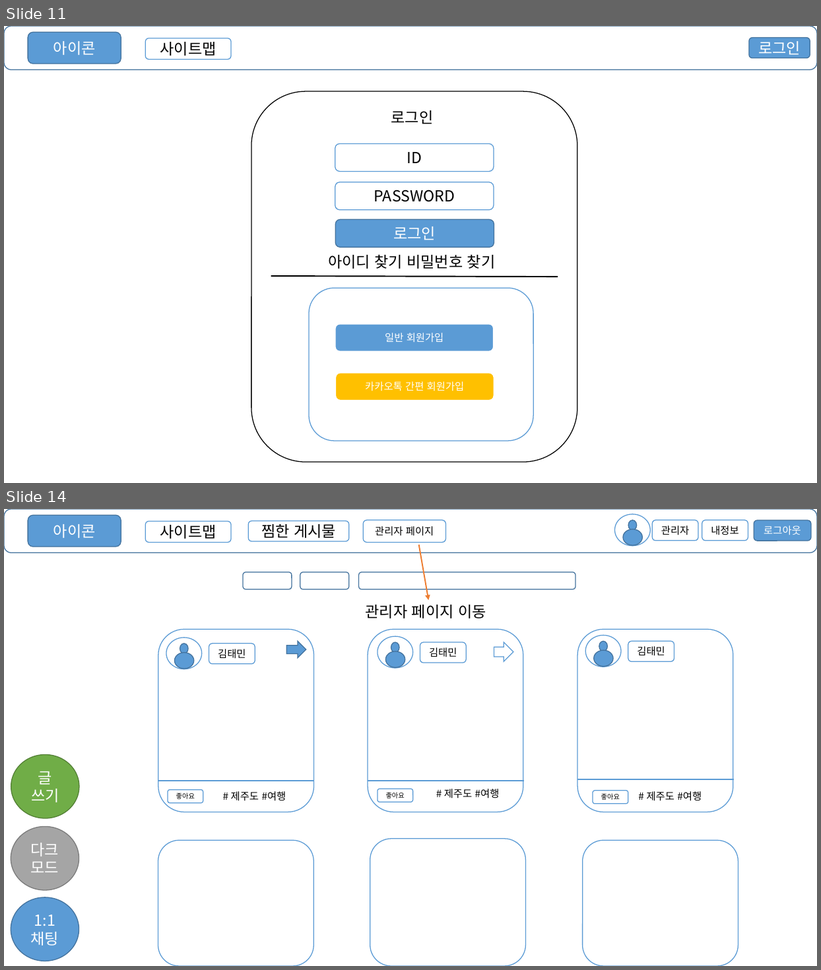
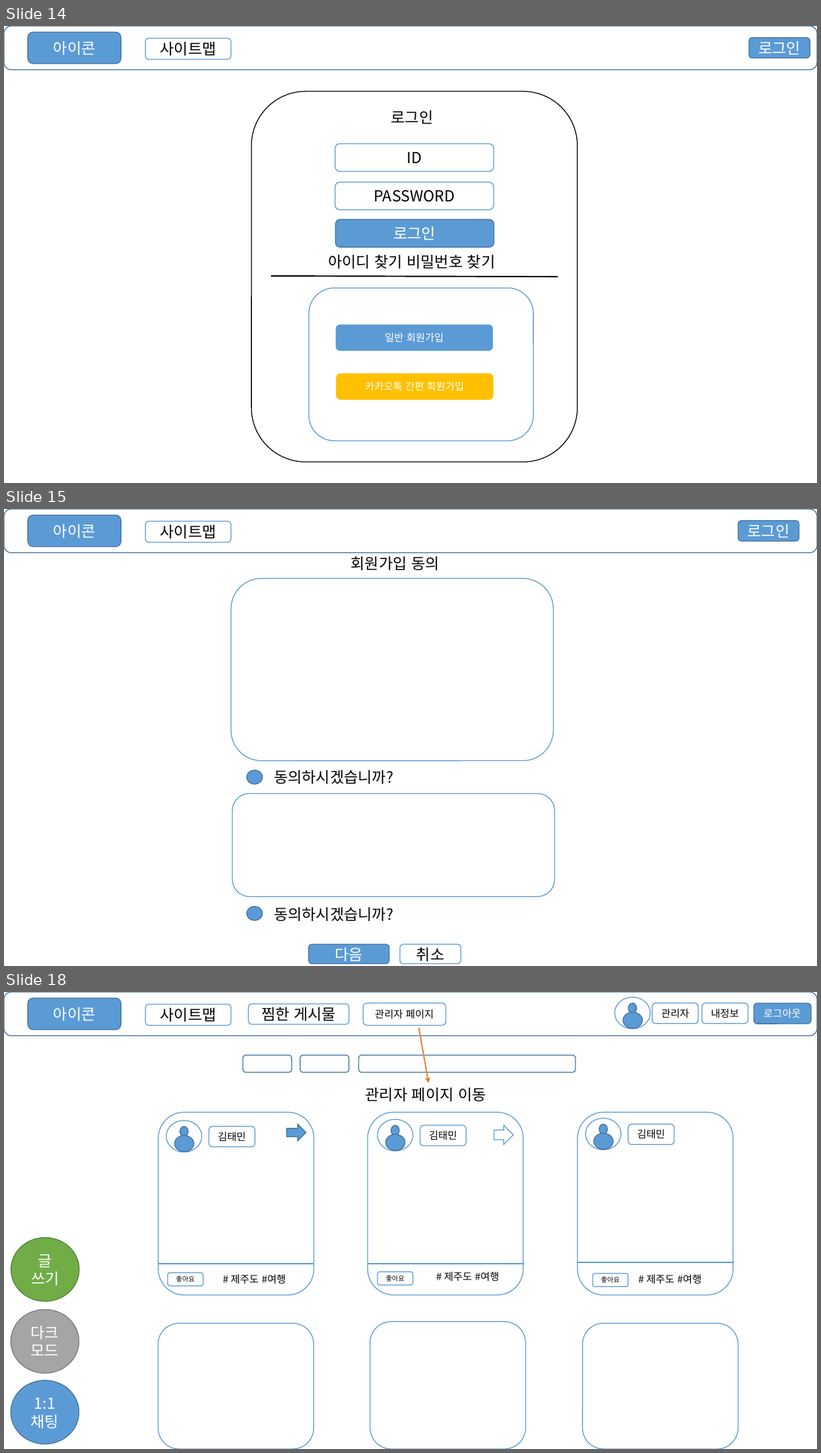
Before and after one commit to tm-kr/Academy-lesson-spring, a slide deck: 프로젝트 UI.pptx. Shown one above the other, each under a label of ours: slides 11 and 14 before the commit, slides 14, 15 and 18 after it; the slides between them are not shown. The pictures are 821x970 and 821x1453 pixels, drawn with LibreOffice and Linux fonts; fonts in the diff are those of the drawing. Boxes give left, top, right and bottom in pixels: in the first picture for what was removed or moved away, otherwise in the second. Text is boxed around its words. In the diff, an @@ line names an element or a change of style, - is before the commit and + after.

```diff
--- a/프로젝트 UI.pptx
+++ b/프로젝트 UI.pptx
@@ slide 15 added at (x1=4, y1=509, x2=817, y2=966), background #FFFFFF @@
@@ rounded rectangle added at (x1=4, y1=509, x2=817, y2=553), fill #FFFFFF, outline #43739E 1 pt @@
@@ rounded rectangle added at (x1=28, y1=515, x2=121, y2=547), fill #5B9BD5, outline #43739E 1 pt, 18 pt, text #FFFFFF @@
+아이콘
@@ rounded rectangle added at (x1=145, y1=521, x2=232, y2=543), fill #FFFFFF, outline #5B9BD5 1 pt, 18 pt, text #000000 @@
+사이트맵
@@ rounded rectangle added at (x1=739, y1=521, x2=799, y2=541), fill #5B9BD5, outline #43739E 1 pt, 18 pt, text #FFFFFF @@
+로그인
@@ text added at (x1=351, y1=557, x2=440, y2=570), 18 pt, text #000000 @@
+회원가입 동의
@@ rounded rectangle added at (x1=231, y1=578, x2=554, y2=761), fill #FFFFFF, outline #5B9BD5 1 pt @@
@@ ellipse added at (x1=247, y1=770, x2=263, y2=785), fill #5B9BD5, outline #43739E 1 pt @@
@@ text added at (x1=274, y1=770, x2=393, y2=784), 18 pt, text #000000 @@
+동의하시겠습니까?
@@ rounded rectangle added at (x1=232, y1=794, x2=555, y2=897), fill #FFFFFF, outline #5B9BD5 1 pt @@
@@ ellipse added at (x1=247, y1=907, x2=263, y2=921), fill #5B9BD5, outline #43739E 1 pt @@
@@ text added at (x1=274, y1=908, x2=393, y2=921), 18 pt, text #000000 @@
+동의하시겠습니까?
@@ rounded rectangle added at (x1=309, y1=945, x2=389, y2=964), fill #5B9BD5, outline #43739E 1 pt, 18 pt, text #FFFFFF @@
+다음
@@ rounded rectangle added at (x1=400, y1=945, x2=461, y2=964), fill #FFFFFF, outline #5B9BD5 1 pt, 18 pt, text #000000 @@
+취소
@@ what was slide 11 is now slide 14 @@
@@ what was slide 14 is now slide 18 @@
```
Also in this commit, not shown: 6 slides changed, 5 other slides added.
